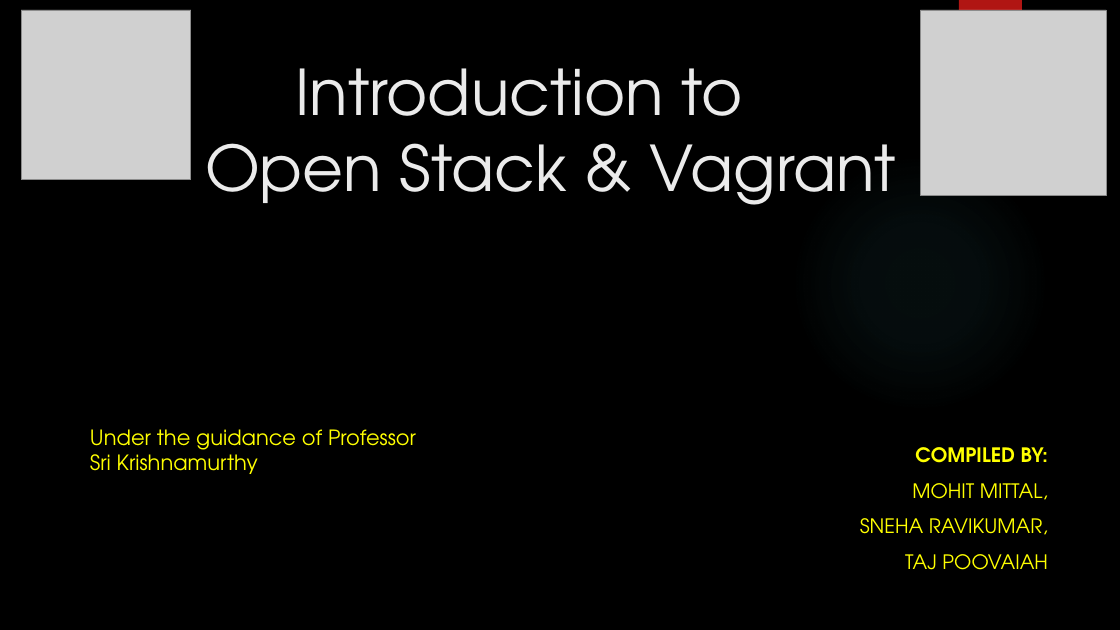
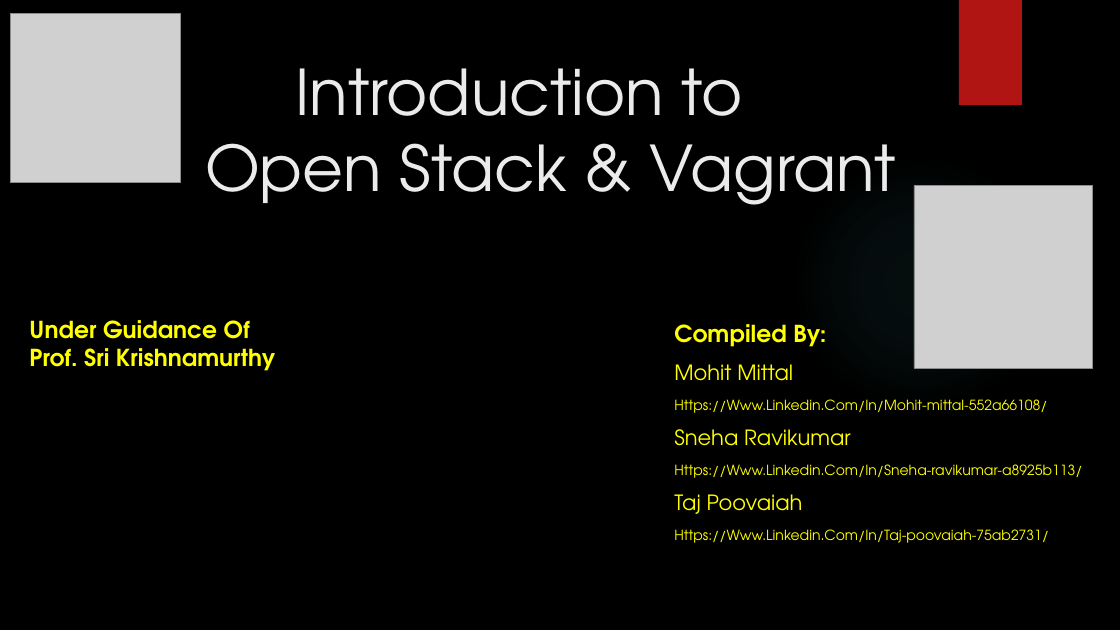
Before and after one commit to pptaj/ADS_Presentation, a slide deck: slide 1 of ADS_Presentation.pptx. Drawn at 1120x630 pixels with LibreOffice and Linux fonts; fonts in the diff are those of the drawing; grey boxes stand for pictures; background and template pictures are left out. Boxes give left, top, right and bottom in pixels: in the first picture for what was removed or moved away, otherwise in the second. Text is boxed around its words. In the diff, an @@ line names an element or a change of style, - is before the commit and + after.

```diff
--- a/ADS_Presentation.pptx
+++ b/ADS_Presentation.pptx
@@ picture moved from (x1=21, y1=10, x2=191, y2=180) to (x1=11, y1=13, x2=181, y2=183) @@
@@ picture removed at (x1=921, y1=10, x2=1107, y2=196) @@
@@ picture added at (x1=914, y1=186, x2=1092, y2=368) @@
@@ text at (x1=29, y1=320, x2=275, y2=371): text changed; size 18 to 20 pt; bold on @@
-Under the guidance of Professor Sri Krishnamurthy
+Under Guidance Of
+Prof. Sri Krishnamurthy
@@ subtitle at (x1=674, y1=324, x2=1082, y2=543): text changed; size 17 to 12 pt @@
-COMPILED BY:
-MOHIT MITTAL,
-SNEHA RAVIKUMAR,
-TAJ POOVAIAH
+Compiled By:
+Mohit Mittal
+Https://Www.Linkedin.Com/In/Mohit-mittal-552a66108/
+Sneha Ravikumar
+Https://Www.Linkedin.Com/In/Sneha-ravikumar-a8925b113/
+Taj Poovaiah
+Https://Www.Linkedin.Com/In/Taj-poovaiah-75ab2731/
```
Also in this commit, not shown: 5 other slides changed, 1 slide added, 1 slide removed, 1 other file.
